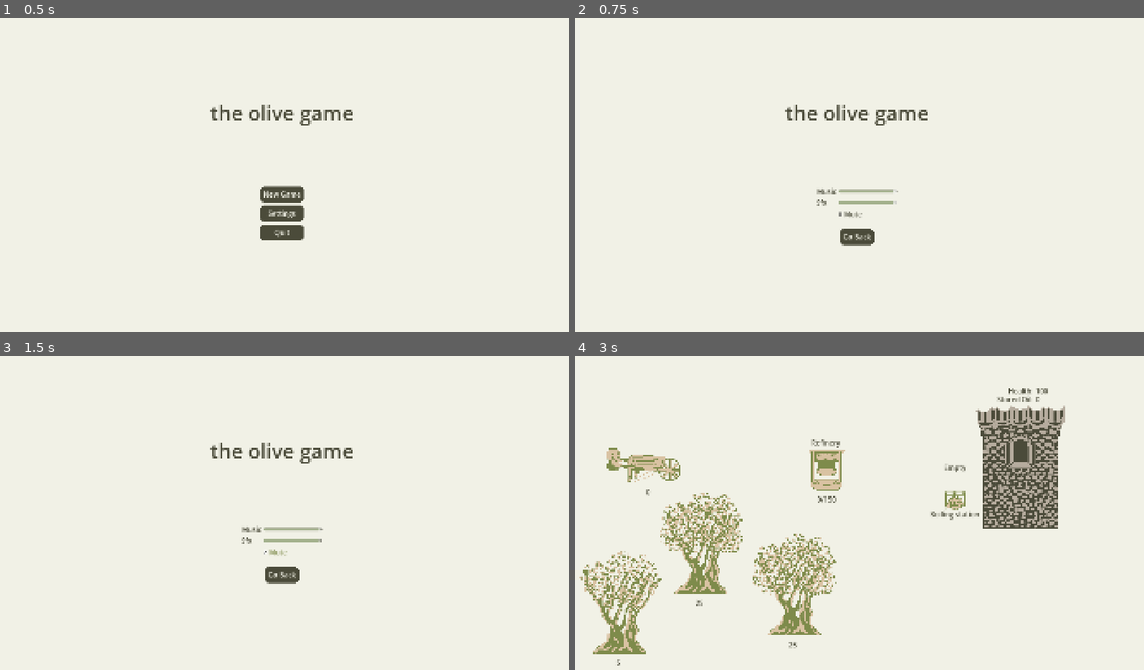
Above: before the commit, frames 1-4 (two rows, left to right).
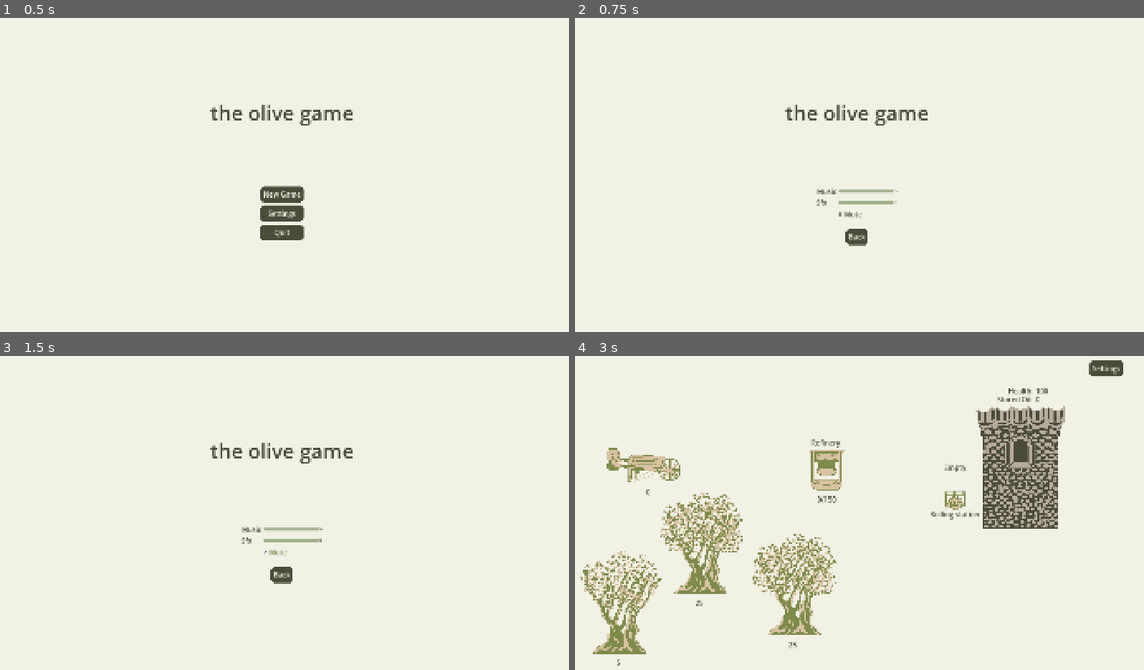
Above: after the commit, the same moments.

Repository: AntonioDell/mini-jam-203
Game: Godot game, scene res://main.tscn
The game is run twice, just before and just after one commit, with the same random seed, the same clock (stepped at 60 frames per second) and the same inputs.
Inputs:
- Up to frame 1 (0.5 s): no input
- Up to frame 2 (0.75 s): click "Settings" at 0.5 s
- Up to frame 3 (1.5 s): click "Mute" at 1.25 s
- Up to frame 4 (3 s): click "Go Back" (after the commit: "Back") at 2 s; click "New Game" at 2.75 s

Frame 1 is identical in both runs. In frame 2, 0.2% of the frame differs, in the area x 46-53%, y 67-73%; in frame 3, 0.2%; in frame 4, 0.3%, in the area x 90-97%, y 1-7%.

Commit message:
Add sound effects and settings+

Diff:
--- a/boiling/boiling_station.tscn
+++ b/boiling/boiling_station.tscn
@@ -7,6 +7,7 @@
 [ext_resource type="Texture2D" uid="uid://cqvxj3ylb1wmb" path="res://0_sprites/scaled_down/Fire.png" id="3_aso6l"]
 [ext_resource type="PackedScene" uid="uid://bswejc7ynxy08" path="res://click_input_area.tscn" id="5_ccy1n"]
 [ext_resource type="Texture2D" uid="uid://dhiwc4n8rkhea" path="res://0_sprites/scaled_down/Barrelrow.png" id="6_t80uk"]
+[ext_resource type="AudioStream" uid="uid://cngokref2vtjo" path="res://1_sound/bubbling.mp3" id="7_t80uk"]
 
 [sub_resource type="Curve" id="Curve_fq6gp"]
 _data = [Vector2(0, 0), 0.0, 1.4, 0, 0, Vector2(1, 1), 0.0, 0.0, 0, 0]
@@ -123,6 +124,11 @@
 libraries/ = SubResource("AnimationLibrary_8he7g")
 autoplay = &"boiling_station_idle"
 
+[node name="AudioStreamPlayer2D" type="AudioStreamPlayer2D" parent="BoilingStationView" unique_id=68796177]
+stream = ExtResource("7_t80uk")
+bus = &"Sfx"
+parameters/looping = false
+
 [node name="ClickInputArea" parent="." unique_id=719354934 instance=ExtResource("5_ccy1n")]
 
 [node name="CollisionShape2D" type="CollisionShape2D" parent="ClickInputArea" unique_id=98707497]
--- a/boiling/boiling_station_view.gd
+++ b/boiling/boiling_station_view.gd
@@ -17,9 +17,11 @@
 func _update_display(_x: int = 0):
 	if oil_barrel.amount == 0:
 		$OilBarrelSprite.hide()
+		$AudioStreamPlayer2D.stop()
 		$State.text = "Empty" if not did_last_one_burn_down else "Burnt :("
 		return
 	$OilBarrelSprite.show()
+	$AudioStreamPlayer2D.play()
 
 	var heating_thresholds = max_heating / 4
 
--- a/level.gd
+++ b/level.gd
@@ -1,4 +1,25 @@
 extends Node2D
 
+
+signal main_menu_button_pressed
+
+
 func _ready():
-	pass
+	%SettingsButton.pressed.connect(_show_settings_menu)
+	%SettingsContainer.back_button_pressed.connect(_hide_settings_menu)
+	%SettingsContainer.main_menu_button_pressed.connect(_on_main_menu_button_pressed)
+
+func _show_settings_menu():
+	get_tree().paused = true
+	%SettingsPanel.show()
+	%SettingsButton.hide()
+
+func _hide_settings_menu():
+	get_tree().paused = false
+	%SettingsPanel.hide()
+	%SettingsButton.show()
+
+func _on_main_menu_button_pressed():
+	get_tree().paused = false
+	GlobalSaveGameController.save()
+	main_menu_button_pressed.emit()
--- a/level.tscn
+++ b/level.tscn
@@ -7,6 +7,7 @@
 [ext_resource type="PackedScene" uid="uid://b1avv1fyv2bpk" path="res://oil_refinery/oil_refinery_controller.tscn" id="2_km5ld"]
 [ext_resource type="PackedScene" uid="uid://eemw44ccclcd" path="res://game_controller.tscn" id="2_v5j5c"]
 [ext_resource type="PackedScene" uid="uid://dl4d6w6yy6jvs" path="res://olive_collection/olive_tree.tscn" id="2_vonw3"]
+[ext_resource type="PackedScene" uid="uid://stc5nq6aj0dw" path="res://settings_container.tscn" id="3_4c15r"]
 [ext_resource type="Script" uid="uid://dr2xkieskyly1" path="res://holder_resource.gd" id="3_oi3di"]
 [ext_resource type="PackedScene" uid="uid://b1rosb3f76rkd" path="res://boiling/boiling_station_controller.tscn" id="4_8cye3"]
 [ext_resource type="PackedScene" uid="uid://bpgkxqylobu5h" path="res://wall/wall_controller.tscn" id="5_2orkt"]
@@ -16,6 +17,7 @@
 [ext_resource type="PackedScene" uid="uid://ci4gdrt0lv6yn" path="res://boiling/boiling_station.tscn" id="9_8cye3"]
 [ext_resource type="PackedScene" uid="uid://cyo02kph1qupo" path="res://wall/wall.tscn" id="10_8cye3"]
 [ext_resource type="PackedScene" uid="uid://yo81i4nregxs" path="res://wall/wall_oil_pour.tscn" id="13_8b0r0"]
+[ext_resource type="Theme" uid="uid://cnjgl72dvtjf4" path="res://theme.tres" id="17_fedht"]
 
 [sub_resource type="Gradient" id="Gradient_f2txt"]
 offsets = PackedFloat32Array(0.8429561)
@@ -74,10 +76,55 @@
 [node name="Level" type="Node2D" unique_id=800733794]
 script = ExtResource("1_vonw3")
 
+[node name="CanvasLayer" type="CanvasLayer" parent="." unique_id=557764138]
+process_mode = 3
+
+[node name="UI" type="Control" parent="CanvasLayer" unique_id=138463520]
+layout_mode = 3
+anchors_preset = 15
+anchor_right = 1.0
+anchor_bottom = 1.0
+grow_horizontal = 2
+grow_vertical = 2
+mouse_filter = 1
+
+[node name="SettingsPanel" type="PanelContainer" parent="CanvasLayer/UI" unique_id=29314953]
+unique_name_in_owner = true
+visible = false
+layout_mode = 1
+anchors_preset = 15
+anchor_right = 1.0
+anchor_bottom = 1.0
+grow_horizontal = 2
+grow_vertical = 2
+mouse_filter = 1
+theme = ExtResource("17_fedht")
+theme_type_variation = &"MainMenu"
+
+[node name="CenterContainer" type="CenterContainer" parent="CanvasLayer/UI/SettingsPanel" unique_id=1896028300]
+layout_mode = 2
+
+[node name="SettingsContainer" parent="CanvasLayer/UI/SettingsPanel/CenterContainer" unique_id=600335656 instance=ExtResource("3_4c15r")]
+unique_name_in_owner = true
+layout_mode = 2
+show_main_menu_button = true
+
+[node name="SettingsButton" type="Button" parent="CanvasLayer/UI" unique_id=728395382]
+unique_name_in_owner = true
+layout_mode = 0
+offset_left = 1738.0
+offset_top = 34.0
+offset_right = 1851.0
+offset_bottom = 88.0
+theme = ExtResource("17_fedht")
+text = "Settings"
+
 [node name="AudioStreamPlayer" type="AudioStreamPlayer" parent="." unique_id=34172086]
+process_mode = 3
 stream = ExtResource("2_5pxul")
 autoplay = true
 bus = &"Music"
+parameters/looping = true
 
 [node name="BG" type="Sprite2D" parent="." unique_id=1954753282]
 texture = SubResource("GradientTexture2D_1ainy")
@@ -143,4 +190,4 @@
 curve = SubResource("Curve2D_5pxul")
 
 [node name="WallOilPour" parent="." unique_id=1221194213 instance=ExtResource("13_8b0r0")]
-position = Vector2(1648, 477)
+position = Vector2(1509, 546)
--- a/main.gd
+++ b/main.gd
@@ -6,10 +6,7 @@
 
 
 func _ready():
-	var title_screen: TitleScreen = title_screen_scene.instantiate()
-	add_child(title_screen)
-	title_screen.new_game_button_pressed.connect(_on_new_game_button_pressed)
-	title_screen.continue_button_pressed.connect(_on_continue_button_pressed)
+	_load_title_screen()
 
 func _on_new_game_button_pressed():
 	GlobalSaveGameController.reset_game_state()
@@ -19,9 +16,18 @@
 	_load_level()
 
 func _load_level():
-	var title_screen = get_child(0)
+	if get_child_count() > 0:
+		remove_child(get_child(0))
 
 	var level_screen = level_screen_scene.instantiate()
 	add_child(level_screen)
+	level_screen.main_menu_button_pressed.connect(_load_title_screen)
 
-	remove_child(title_screen)
+func _load_title_screen():
+	if get_child_count() > 0:
+		remove_child(get_child(0))
+
+	var title_screen: TitleScreen = title_screen_scene.instantiate()
+	add_child(title_screen)
+	title_screen.new_game_button_pressed.connect(_on_new_game_button_pressed)
+	title_screen.continue_button_pressed.connect(_on_continue_button_pressed)
--- a/oil_refinery/oil_barrel_transporter.tscn
+++ b/oil_refinery/oil_barrel_transporter.tscn
@@ -110,6 +110,8 @@
 [node name="AnimationPlayer" type="AnimationPlayer" parent="OilBarrelTransporterView" unique_id=638154634]
 libraries/ = SubResource("AnimationLibrary_suari")
 
+[node name="AudioStreamPlayer2D" type="AudioStreamPlayer2D" parent="OilBarrelTransporterView" unique_id=252047089]
+
 [node name="ClickInputArea" type="Area2D" parent="." unique_id=290085439]
 script = ExtResource("5_ijnsq")
 metadata/_custom_type_script = "uid://obq83lr7pjam"
--- a/oil_refinery/oil_refinery.tscn
+++ b/oil_refinery/oil_refinery.tscn
@@ -5,6 +5,7 @@
 [ext_resource type="Theme" uid="uid://cnjgl72dvtjf4" path="res://theme.tres" id="3_is1oo"]
 [ext_resource type="PackedScene" uid="uid://bswejc7ynxy08" path="res://click_input_area.tscn" id="3_rk0u1"]
 [ext_resource type="Texture2D" uid="uid://jvvkuoumqqrl" path="res://0_sprites/scaled_down/Press_3.png" id="4_is1oo"]
+[ext_resource type="AudioStream" uid="uid://xscug0636xam" path="res://1_sound/smashing olives.mp3" id="5_f2ero"]
 
 [sub_resource type="Animation" id="Animation_is1oo"]
 length = 0.001
@@ -19,6 +20,18 @@
 "transitions": PackedFloat32Array(1),
 "update": 1,
 "values": [1]
+}
+tracks/1/type = "value"
+tracks/1/imported = false
+tracks/1/enabled = true
+tracks/1/path = NodePath("AudioStreamPlayer2D:playing")
+tracks/1/interp = 1
+tracks/1/loop_wrap = true
+tracks/1/keys = {
+"times": PackedFloat32Array(0),
+"transitions": PackedFloat32Array(1),
+"update": 1,
+"values": [false]
 }
 
 [sub_resource type="Animation" id="Animation_f2ero"]
@@ -35,6 +48,18 @@
 "transitions": PackedFloat32Array(1, 1, 1, 1, 1, 1, 1),
 "update": 1,
 "values": [1, 2, 3, 4, 5, 6, 7]
+}
+tracks/1/type = "value"
+tracks/1/imported = false
+tracks/1/enabled = true
+tracks/1/path = NodePath("AudioStreamPlayer2D:playing")
+tracks/1/interp = 1
+tracks/1/loop_wrap = true
+tracks/1/keys = {
+"times": PackedFloat32Array(0, 1.5),
+"transitions": PackedFloat32Array(1, 1),
+"update": 1,
+"values": [true, false]
 }
 
 [sub_resource type="AnimationLibrary" id="AnimationLibrary_4gw06"]
@@ -87,6 +112,11 @@
 [node name="AnimationPlayer" type="AnimationPlayer" parent="OilRefineryView" unique_id=1390128023]
 libraries/ = SubResource("AnimationLibrary_4gw06")
 
+[node name="AudioStreamPlayer2D" type="AudioStreamPlayer2D" parent="OilRefineryView" unique_id=1813561866]
+stream = ExtResource("5_f2ero")
+bus = &"Sfx"
+parameters/looping = false
+
 [node name="ClickInputArea" parent="." unique_id=719354934 instance=ExtResource("3_rk0u1")]
 
 [node name="CollisionShape2D" type="CollisionShape2D" parent="ClickInputArea" unique_id=2064281597]
--- a/olive_collection/olive_transporter.gd
+++ b/olive_collection/olive_transporter.gd
@@ -2,19 +2,21 @@
 extends PathFollow2D
 
 
-@export var time_to_arrival := 1.0
+@export var time_to_arrival := 2.0
 
 
 var olives: HolderResource = HolderResource.new()
 var travel: TravelResource = TravelResource.new()
 
 var controller: OliveCollectionController
+var refinery_controller: OilRefineryController
 
 func _ready():
 	olives = GlobalSaveGameController.register_holder_resource(name, olives)
 	travel = GlobalSaveGameController.register_travel_resource(name, travel)
 
 	controller = get_tree().get_first_node_in_group("OliveCollectionController")
+	refinery_controller = get_tree().get_first_node_in_group("OilRefineryController")
 
 	_setup_travel()
 	_setup_children()
@@ -43,7 +45,6 @@
 
 func _on_travel_arrived(is_returning: bool):
 	if not is_returning:
-		var refinery_controller: OilRefineryController = get_tree().get_first_node_in_group("OilRefineryController")
 		refinery_controller.transfer_olives_to_refinery(olives)
 	else:
 		controller.register_desitnation(olives)
--- a/olive_collection/olive_transporter.tscn
+++ b/olive_collection/olive_transporter.tscn
@@ -7,6 +7,7 @@
 [ext_resource type="Texture2D" uid="uid://d2stcekyuy3mx" path="res://0_sprites/scaled_down/WheelBarrow.png" id="4_yjpll"]
 [ext_resource type="Theme" uid="uid://cnjgl72dvtjf4" path="res://theme.tres" id="5_aslnj"]
 [ext_resource type="Texture2D" uid="uid://0pj557svnbr8" path="res://0_sprites/scaled_down/Workers.png" id="6_yjpll"]
+[ext_resource type="AudioStream" uid="uid://b21pjjk6gb227" path="res://1_sound/cart pushed.mp3" id="7_aslnj"]
 
 [sub_resource type="Curve" id="Curve_y6hwv"]
 _data = [Vector2(0, 0), 0.0, 0.0, 0, 0, Vector2(1, 1), 0.0, 0.0, 0, 0]
@@ -190,6 +191,11 @@
 [node name="AnimationPlayer" type="AnimationPlayer" parent="OliveTransporterView" unique_id=861324036]
 libraries/ = SubResource("AnimationLibrary_kmyni")
 
+[node name="AudioStreamPlayer2D" type="AudioStreamPlayer2D" parent="OliveTransporterView" unique_id=1113851898]
+stream = ExtResource("7_aslnj")
+bus = &"Sfx"
+parameters/looping = true
+
 [node name="ClickInputArea" parent="." unique_id=719354934 instance=ExtResource("4_y6hwv")]
 
 [node name="CollisionShape2D" type="CollisionShape2D" parent="ClickInputArea" unique_id=553337618]
--- a/olive_collection/olive_transporter_view.gd
+++ b/olive_collection/olive_transporter_view.gd
@@ -4,6 +4,7 @@
 var controller: OliveCollectionController
 var travel: TravelResource
 var olives: HolderResource
+
 
 func setup(olives: HolderResource, travel: TravelResource, controller: OliveCollectionController):
 	self.controller = controller
@@ -15,21 +16,21 @@
 
 	_update_cart_display()
 
+
 func _on_travel_changed(amount: float):
 	if amount != 0.0 and amount != 1.0 and not $AnimationPlayer.is_playing():
 		if not travel.is_returning:
 			$AnimationPlayer.play("push_cart_right")
+			$AudioStreamPlayer2D.play()
 		else:
 			$AnimationPlayer.play("push_cart_left")
+			$AudioStreamPlayer2D.play()
 
 	_update_cart_display()
 
 func _on_travel_arrived(is_returned: bool):
 	$AnimationPlayer.stop()
-	if not is_returned:
-		print("Arrived")
-	else:
-		print("Returned")
+	$AudioStreamPlayer2D.stop()
 	_update_cart_display()
 
 func _update_cart_display(_x = 0):
--- /dev/null
+++ b/settings_container.gd
@@ -0,0 +1,44 @@
+class_name SettingsContainer
+extends Node
+
+signal back_button_pressed
+signal main_menu_button_pressed
+
+
+@export var show_main_menu_button := false:
+	set(value):
+		show_main_menu_button = value
+		if show_main_menu_button:
+			%MainMenuButton.show()
+		else:
+			%MainMenuButton.hide()
+
+
+func _ready():
+	GlobalSaveGameController.game_loaded.connect(_init_from_save_game)
+	_init_from_save_game(GlobalSaveGameController.save_game_data)
+
+	%MuteCheckBox.toggled.connect(_on_mute_checkbox_toggled)
+	%MusicSlider.value_changed.connect(GlobalSettingsController.change_music_volume)
+	%SfxSlider.value_changed.connect(GlobalSettingsController.change_sfx_volume)
+	%SettingsBackButton.pressed.connect(back_button_pressed.emit)
+	%MainMenuButton.pressed.connect(main_menu_button_pressed.emit)
+
+	if show_main_menu_button:
+		%MainMenuButton.show()
+	else:
+		%MainMenuButton.hide()
+
+func _init_from_save_game(save_game: SaveGameData):
+		%MusicSlider.value = save_game.settings_data.music_volume
+		%SfxSlider.value = save_game.settings_data.sfx_volume
+		%MuteCheckBox.set_pressed_no_signal(save_game.settings_data.is_muted)
+		_enable_volume_sliders(!save_game.settings_data.is_muted)
+
+func _on_mute_checkbox_toggled(toggle_on: bool):
+	GlobalSettingsController.toggle_muted()
+	_enable_volume_sliders(!toggle_on)
+
+func _enable_volume_sliders(enable: bool):
+	%MusicSlider.editable = enable
+	%SfxSlider.editable = enable
--- /dev/null
+++ b/settings_container.tscn
@@ -0,0 +1,71 @@
+[gd_scene format=3 uid="uid://stc5nq6aj0dw"]
+
+[ext_resource type="Script" uid="uid://bmtb020s462sc" path="res://settings_container.gd" id="1_j7cah"]
+[ext_resource type="Theme" uid="uid://cnjgl72dvtjf4" path="res://theme.tres" id="2_qnf0u"]
+
+[node name="SettingsContainer" type="VBoxContainer" unique_id=600335656]
+process_mode = 3
+size_flags_horizontal = 4
+size_flags_vertical = 4
+theme_override_constants/separation = 30
+script = ExtResource("1_j7cah")
+
+[node name="SettingsGrid" type="GridContainer" parent="." unique_id=140046790]
+layout_mode = 2
+size_flags_horizontal = 4
+columns = 2
+
+[node name="MusicLabel" type="RichTextLabel" parent="SettingsGrid" unique_id=1159092034]
+layout_mode = 2
+text = "Music"
+fit_content = true
+autowrap_mode = 0
+
+[node name="MusicSlider" type="HSlider" parent="SettingsGrid" unique_id=1198201586]
+unique_name_in_owner = true
+custom_minimum_size = Vector2(200, 0)
+layout_mode = 2
+size_flags_horizontal = 4
+size_flags_vertical = 1
+theme = ExtResource("2_qnf0u")
+max_value = 1.0
+step = 0.01
+
+[node name="SfxLabel" type="RichTextLabel" parent="SettingsGrid" unique_id=689135504]
+layout_mode = 2
+text = "Sfx"
+fit_content = true
+autowrap_mode = 0
+
+[node name="SfxSlider" type="HSlider" parent="SettingsGrid" unique_id=908367779]
+unique_name_in_owner = true
+custom_minimum_size = Vector2(200, 0)
+layout_mode = 2
+size_flags_horizontal = 4
+size_flags_vertical = 1
+max_value = 1.0
+step = 0.01
+
+[node name="MuteLabel" type="RichTextLabel" parent="SettingsGrid" unique_id=1283263450]
+layout_mode = 2
+
+[node name="MuteCheckBox" type="CheckBox" parent="SettingsGrid" unique_id=992417454]
+unique_name_in_owner = true
+layout_mode = 2
+size_flags_horizontal = 0
+size_flags_vertical = 4
+text = "Mute"
+
+[node name="SettingsBackButton" type="Button" parent="." unique_id=750869275]
+unique_name_in_owner = true
+layout_mode = 2
+size_flags_horizontal = 4
+size_flags_vertical = 4
+text = "Back"
+
+[node name="MainMenuButton" type="Button" parent="." unique_id=1068884337]
+unique_name_in_owner = true
+layout_mode = 2
+size_flags_horizontal = 4
+size_flags_vertical = 4
+text = "Main Menu"
--- a/title_screen.gd
+++ b/title_screen.gd
@@ -13,7 +13,7 @@
 	_show_main_menu_buttons()
 
 	%SettingsButton.pressed.connect(_show_settings)
-	%SettingsBackButton.pressed.connect(_show_main_menu_buttons)
+	%SettingsContainer.back_button_pressed.connect(_show_main_menu_buttons)
 	%NewGameButton.pressed.connect(new_game_button_pressed.emit)
 
 	if GlobalSaveGameController.save_game_data.game_state.is_empty():
@@ -22,12 +22,6 @@
 		$%ContinueButton.show()
 	$%ContinueButton.pressed.connect(continue_button_pressed.emit)
 
-	GlobalSaveGameController.game_loaded.connect(_init_from_save_game)
-
-	%MuteCheckBox.toggled.connect(_on_mute_checkbox_toggled)
-	%MusicSlider.value_changed.connect(GlobalSettingsController.change_music_volume)
-	%SfxSlider.value_changed.connect(GlobalSettingsController.change_sfx_volume)
-
 func _show_settings():
 	%MainMenuButtonsContainer.hide()
 	%SettingsContainer.show()
@@ -35,17 +29,3 @@
 func _show_main_menu_buttons():
 	%MainMenuButtonsContainer.show()
 	%SettingsContainer.hide()
-
-func _init_from_save_game(save_game: SaveGameData):
-		%MusicSlider.value = save_game.settings_data.music_volume
-		%SfxSlider.value = save_game.settings_data.sfx_volume
-		%MuteCheckBox.set_pressed_no_signal(save_game.settings_data.is_muted)
-		_enable_volume_sliders(!save_game.settings_data.is_muted)
-
-func _on_mute_checkbox_toggled(toggle_on: bool):
-	GlobalSettingsController.toggle_muted()
-	_enable_volume_sliders(!toggle_on)
-
-func _enable_volume_sliders(enable: bool):
-	%MusicSlider.editable = enable
-	%SfxSlider.editable = enable
--- a/title_screen.tscn
+++ b/title_screen.tscn
@@ -2,8 +2,10 @@
 
 [ext_resource type="Script" uid="uid://dwu7iddkweao2" path="res://title_screen.gd" id="1_ak2if"]
 [ext_resource type="Theme" uid="uid://cnjgl72dvtjf4" path="res://theme.tres" id="2_ig5kc"]
+[ext_resource type="PackedScene" uid="uid://stc5nq6aj0dw" path="res://settings_container.tscn" id="3_ig5kc"]
 
 [node name="MainMenu" type="Node" unique_id=1152096125]
+process_mode = 3
 script = ExtResource("1_ak2if")
 
 [node name="UI" type="Control" parent="." unique_id=2137649804]
@@ -69,63 +71,6 @@
 layout_mode = 2
 text = "Quit"
 
-[node name="SettingsContainer" type="VBoxContainer" parent="UI/PanelContainer/CenterContainer/VBoxContainer2" unique_id=892171936]
-unique_name_in_owner = true
-visible = false
-layout_mode = 2
-size_flags_horizontal = 4
-size_flags_vertical = 4
-theme_override_constants/separation = 30
-
-[node name="SettingsGrid" type="GridContainer" parent="UI/PanelContainer/CenterContainer/VBoxContainer2/SettingsContainer" unique_id=670581731]
-layout_mode = 2
-size_flags_horizontal = 4
-columns = 2
-
-[node name="MusicLabel" type="RichTextLabel" parent="UI/PanelContainer/CenterContainer/VBoxContainer2/SettingsContainer/SettingsGrid" unique_id=808948150]
-layout_mode = 2
-text = "Music"
-fit_content = true
-autowrap_mode = 0
-
-[node name="MusicSlider" type="HSlider" parent="UI/PanelContainer/CenterContainer/VBoxContainer2/SettingsContainer/SettingsGrid" unique_id=740533351]
-unique_name_in_owner = true
-custom_minimum_size = Vector2(200, 0)
-layout_mode = 2
-size_flags_horizontal = 4
-size_flags_vertical = 1
-theme = ExtResource("2_ig5kc")
-max_value = 1.0
-step = 0.01
-
-[node name="SfxLabel" type="RichTextLabel" parent="UI/PanelContainer/CenterContainer/VBoxContainer2/SettingsContainer/SettingsGrid" unique_id=944574381]
-layout_mode = 2
-text = "Sfx"
-fit_content = true
-autowrap_mode = 0
-
-[node name="SfxSlider" type="HSlider" parent="UI/PanelContainer/CenterContainer/VBoxContainer2/SettingsContainer/SettingsGrid" unique_id=536405331]
-unique_name_in_owner = true
-custom_minimum_size = Vector2(200, 0)
-layout_mode = 2
-size_flags_horizontal = 4
-size_flags_vertical = 1
-max_value = 1.0
-step = 0.01
-
-[node name="MuteLabel" type="RichTextLabel" parent="UI/PanelContainer/CenterContainer/VBoxContainer2/SettingsContainer/SettingsGrid" unique_id=458994463]
-layout_mode = 2
-
-[node name="MuteCheckBox" type="CheckBox" parent="UI/PanelContainer/CenterContainer/VBoxContainer2/SettingsContainer/SettingsGrid" unique_id=978368746]
+[node name="SettingsContainer" parent="UI/PanelContainer/CenterContainer/VBoxContainer2" unique_id=600335656 instance=ExtResource("3_ig5kc")]
 unique_name_in_owner = true
 layout_mode = 2
-size_flags_horizontal = 0
-size_flags_vertical = 4
-text = "Mute"
-
-[node name="SettingsBackButton" type="Button" parent="UI/PanelContainer/CenterContainer/VBoxContainer2/SettingsContainer" unique_id=352160047]
-unique_name_in_owner = true
-layout_mode = 2
-size_flags_horizontal = 4
-size_flags_vertical = 4
-text = "Go Back"
Not shown, added: settings_container.gd.uid
